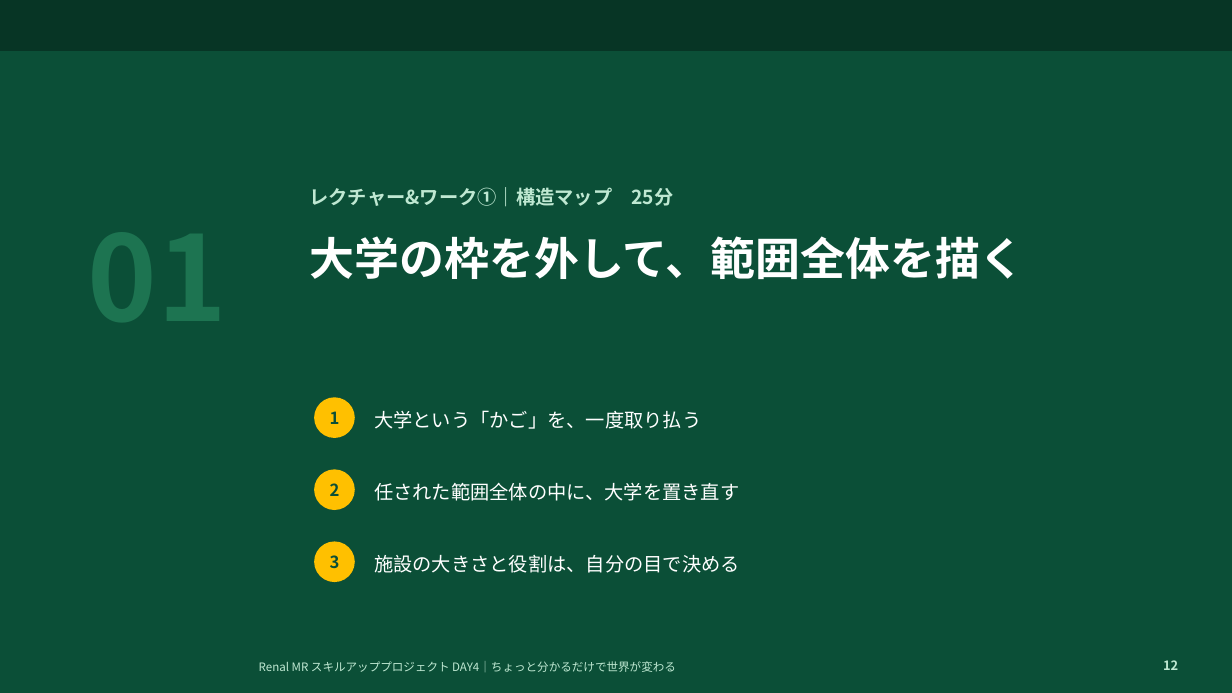
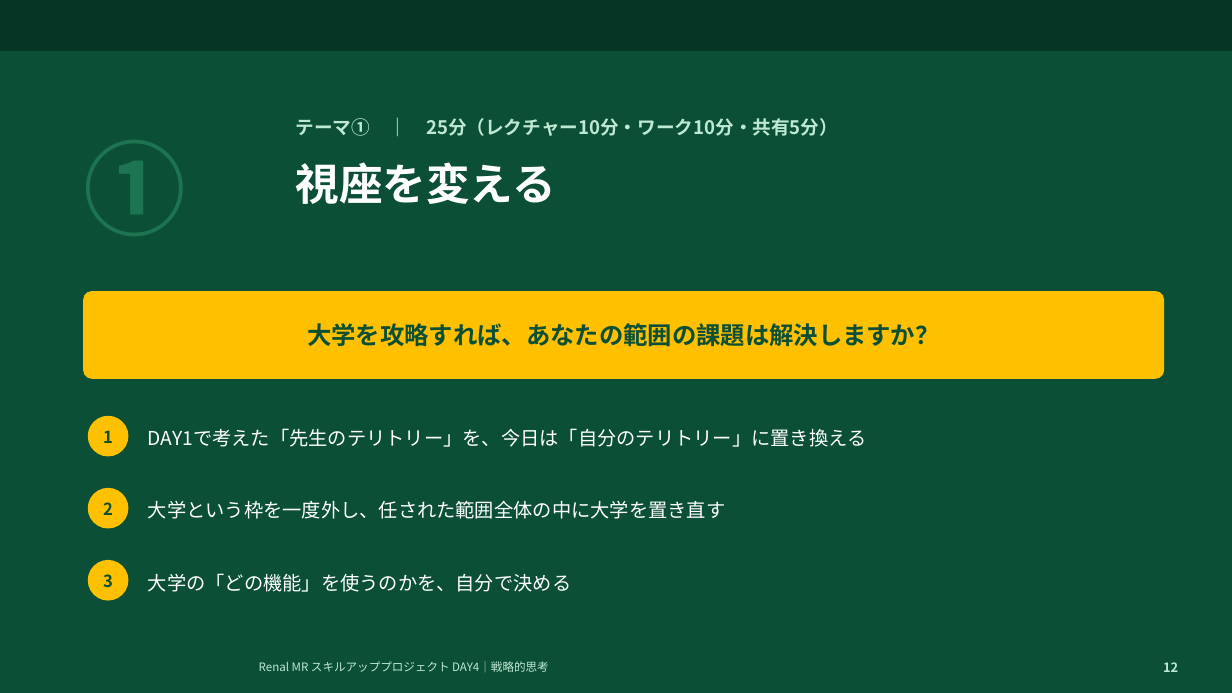
Before and after one commit to TAKUYA-1187/Claude, a slide deck: slide 12 of novartis_training/DAY4_ちょっと分かるだけで世界が変わる.pptx. Drawn at 1232x693 pixels with LibreOffice and Linux fonts; fonts in the diff are those of the drawing; background and template pictures are left out. Boxes give left, top, right and bottom in pixels: in the first picture for what was removed or moved away, otherwise in the second. Text is boxed around its words. In the diff, an @@ line names an element or a change of style, - is before the commit and + after.

```diff
--- a/novartis_training/DAY4_ちょっと分かるだけで世界が変わる.pptx
+++ b/novartis_training/DAY4_ちょっと分かるだけで世界が変わる.pptx
@@ text at (x1=296, y1=118, x2=838, y2=136): text changed; size 15 to 14.5 pt @@
-レクチャー&ワーク①｜構造マップ 25分
+テーマ① ｜ 25分（レクチャー10分・ワーク10分・共有5分）
@@ text at (x1=83, y1=125, x2=305, y2=263): text changed; size 92 to 80 pt @@
-01
+①
@@ text at (x1=296, y1=162, x2=556, y2=204): text changed; size 35 to 34 pt @@
-大学の枠を外して、範囲全体を描く
+視座を変える
@@ rounded rectangle added at (x1=83, y1=291, x2=1165, y2=379), fill #FFC000, 19 pt, text #0B4F37, bold @@
+大学を攻略すれば、あなたの範囲の課題は解決しますか？
@@ 3 ellipses moved together from (x1=314, y1=397, x2=355, y2=582) to (x1=88, y1=416, x2=128, y2=601) @@
@@ text removed at (x1=374, y1=410, x2=701, y2=429) @@
-大学という「かご」を、一度取り払う
@@ text added at (x1=148, y1=428, x2=866, y2=447), 15 pt, text #FFFFFF @@
+DAY1で考えた「先生のテリトリー」を、今日は「自分のテリトリー」に置き換える
@@ text at (x1=148, y1=500, x2=725, y2=519): text changed @@
-任された範囲全体の中に、大学を置き直す
+大学という枠を一度外し、任された範囲全体の中に大学を置き直す
@@ text removed at (x1=374, y1=555, x2=740, y2=573) @@
-施設の大きさと役割は、自分の目で決める
@@ text added at (x1=148, y1=573, x2=571, y2=592), 15 pt, text #FFFFFF @@
+大学の「どの機能」を使うのかを、自分で決める
@@ text at (x1=259, y1=661, x2=549, y2=672): text changed @@
-Renal MR スキルアッププロジェクト DAY4｜ちょっと分かるだけで世界が変わる
+Renal MR スキルアッププロジェクト DAY4｜戦略的思考
```
Also in this commit, not shown: 26 other slides changed, 3 slides added, 5 slides removed, 2 other files.
